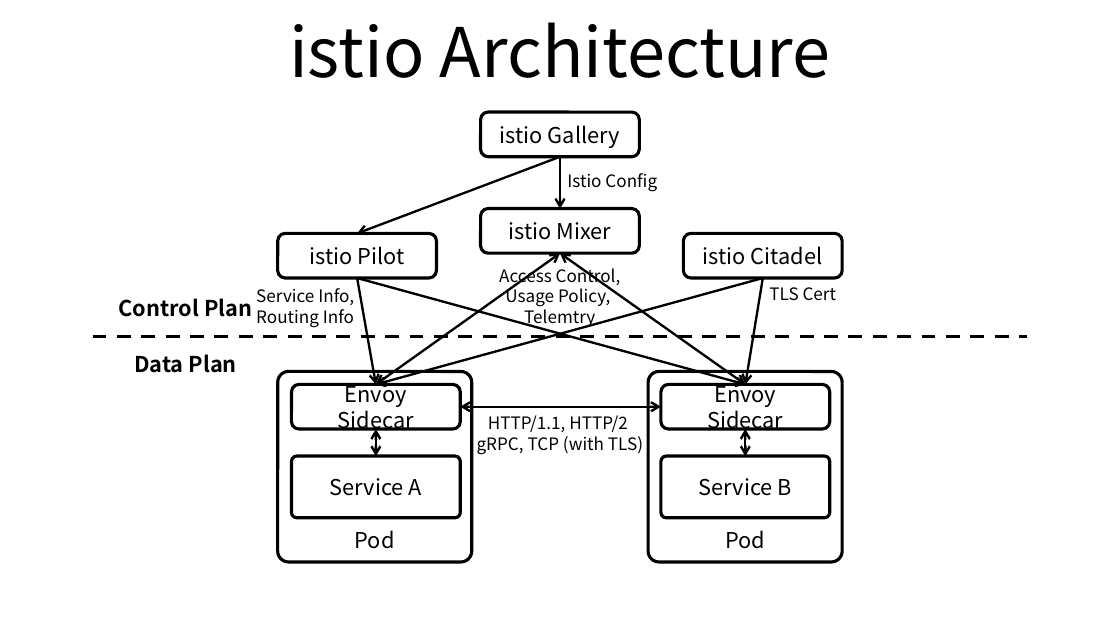
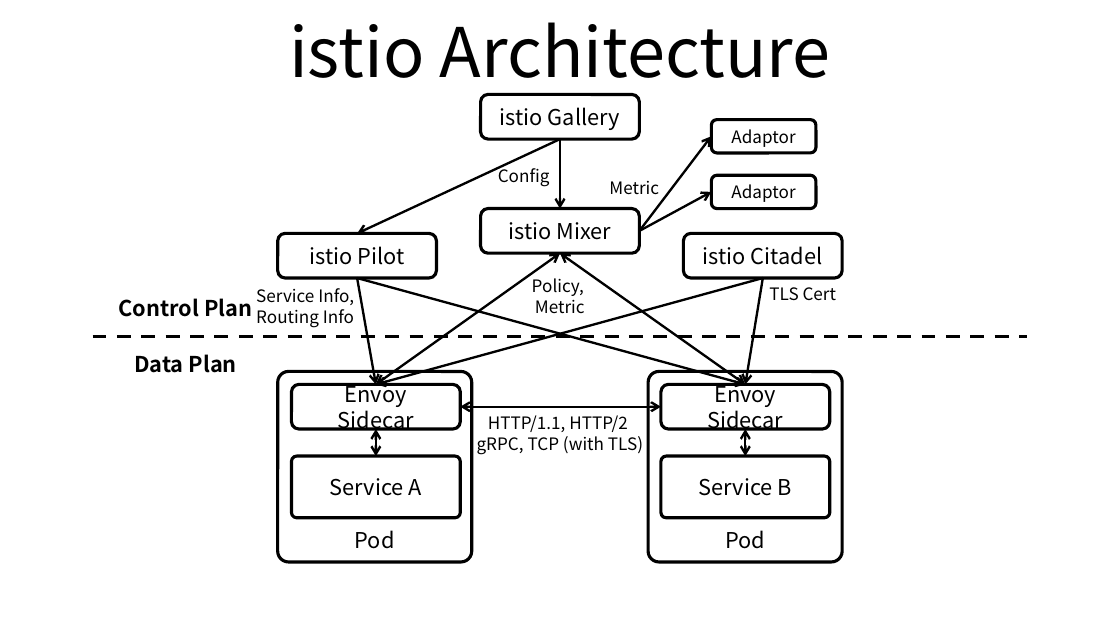
Before and after one commit to ssup2/blog-old, a slide deck: slide 1 of images/theory_analysis/istio_Architecture/istio_Architecture.pptx. Drawn at 1120x630 pixels with LibreOffice and Linux fonts; fonts in the diff are those of the drawing. Boxes give left, top, right and bottom in pixels: in the first picture for what was removed or moved away, otherwise in the second. Text is boxed around its words. In the diff, an @@ line names an element or a change of style, - is before the commit and + after.

```diff
--- a/images/theory_analysis/istio_Architecture/istio_Architecture.pptx
+++ b/images/theory_analysis/istio_Architecture/istio_Architecture.pptx
@@ rounded rectangle "istio Gallery": place and size @@
-rounded rectangle "istio Gallery" at [480, 112, 640, 157]
+rounded rectangle "istio Gallery" at [480, 94, 640, 139]
@@ arrow moved from (560, 157) - (357, 233) to (560, 139) - (357, 233) @@
@@ arrow moved from (560, 157) - (560, 208) to (560, 139) - (560, 208) @@
@@ arrow added from (640, 231) to (711, 137), #000000 1.5 pt @@
@@ rounded rectangle added at [711, 120, 815, 153], fill #FFFFFF, outline #000000 2 pt, 11 pt, text #000000 @@
+Adaptor
@@ text at [498, 165, 550, 187]: text changed @@
-Istio Config
+Config
@@ rounded rectangle added at [711, 175, 815, 208], fill #FFFFFF, outline #000000 2 pt, 11 pt, text #000000 @@
+Adaptor
@@ text added at [609, 181, 659, 195], 11 pt, text #000000 @@
+Metric
@@ arrow added from (640, 231) to (711, 192), #000000 1.5 pt @@
@@ text at [532, 278, 585, 314]: text changed @@
-Access Control,
-Usage Policy,
-Telemtry
+Policy,
+Metric
```
Also in this commit, not shown: 2 other files.
